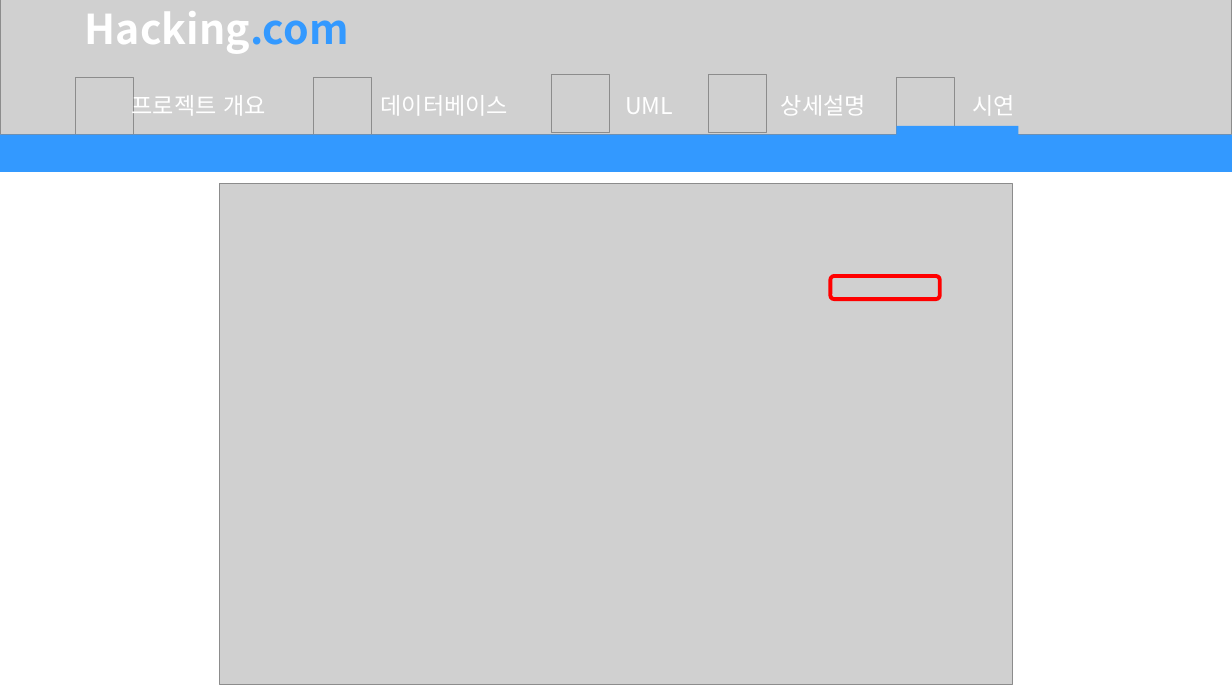
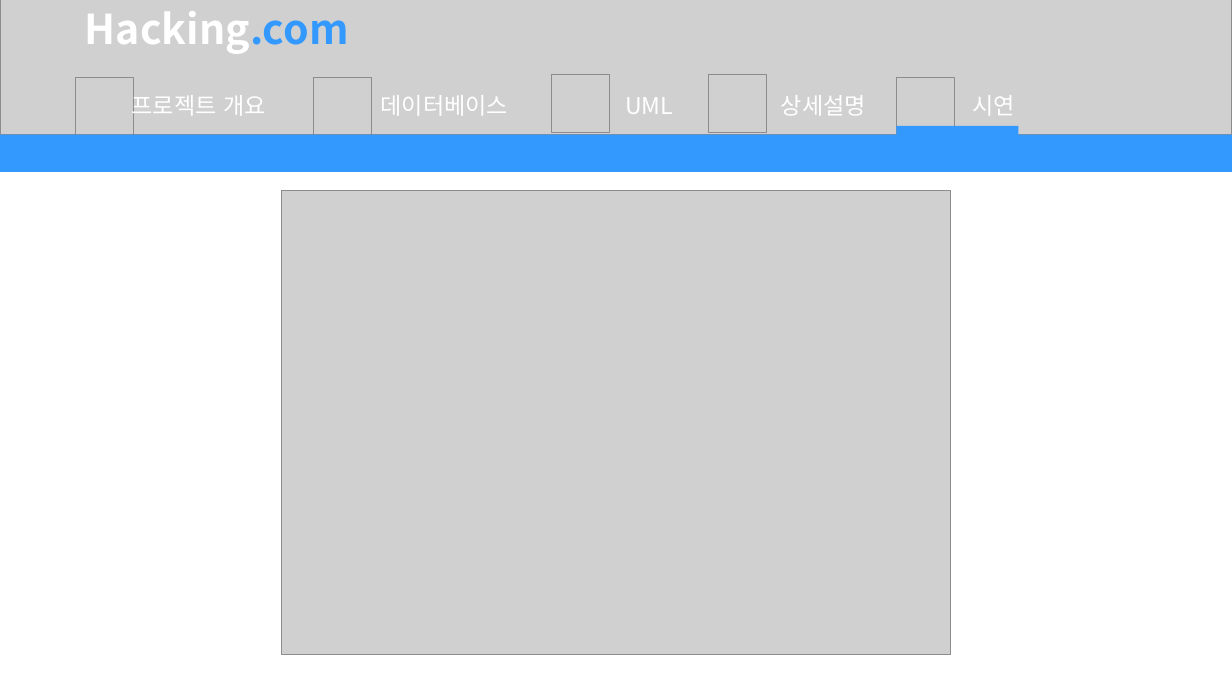
Before and after one commit to dhp9212/Proj-DontDoThat, a slide deck: slide 51 of document/PPT/ProjDDT ver.1 - JMG.pptx (slide 39 before the commit). Drawn at 1232x693 pixels with LibreOffice and Linux fonts; fonts in the diff are those of the drawing; grey boxes stand for pictures. Boxes give left, top, right and bottom in pixels: in the first picture for what was removed or moved away, otherwise in the second. Text is boxed around its words. In the diff, an @@ line names an element or a change of style, - is before the commit and + after.

```diff
--- a/document/PPT/ProjDDT ver.1 - JMG.pptx
+++ b/document/PPT/ProjDDT ver.1 - JMG.pptx
@@ picture: place and size @@
-picture at [220,184,1012,685]
+picture at [281,190,950,654]
@@ rounded rectangle removed at [831,276,940,299] @@
```
Also in this commit, not shown: 1 other slide changed, 8 slides added.
